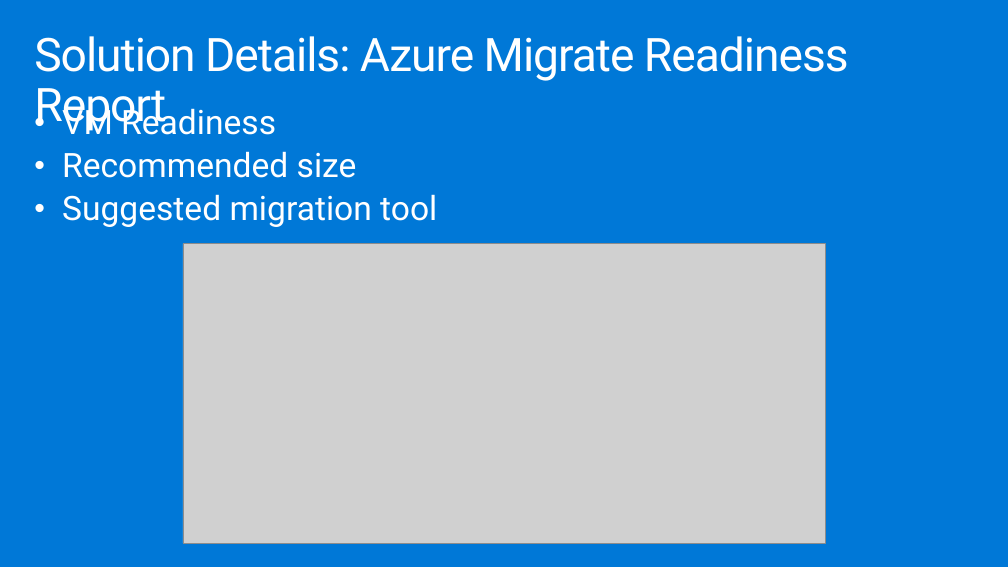
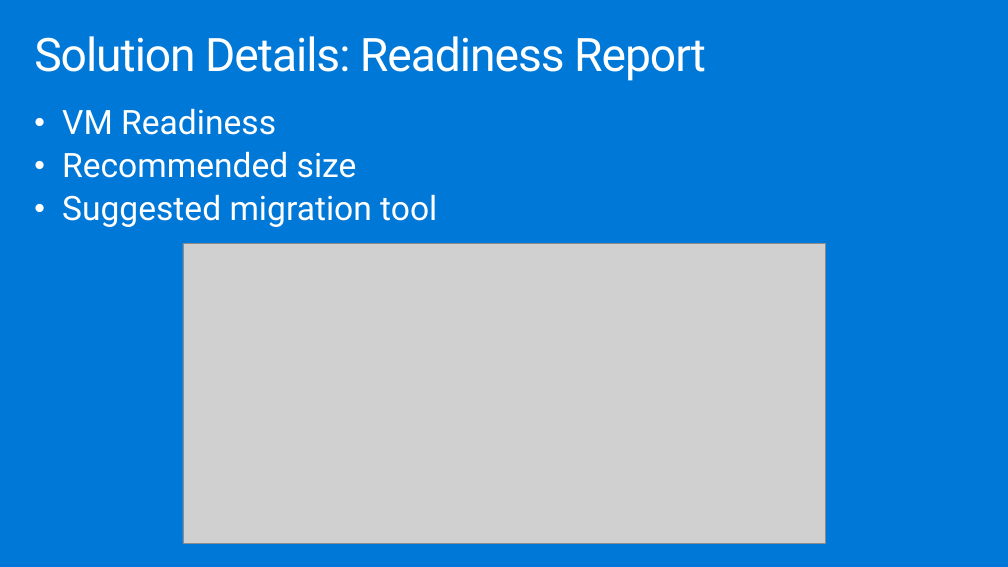
Before and after one commit to yachoukh/MCW-Line-of-business-application-migration, a slide deck: slide 21 of Whiteboard design session/WDS trainer presentation - Line-of-business application migration.pptx. Drawn at 1008x567 pixels with LibreOffice and Linux fonts; fonts in the diff are those of the drawing; grey boxes stand for pictures. Boxes give left, top, right and bottom in pixels: in the first picture for what was removed or moved away, otherwise in the second. Text is boxed around its words. In the diff, an @@ line names an element or a change of style, - is before the commit and + after.

```diff
--- a/Whiteboard design session/WDS trainer presentation - Line-of-business application migration.pptx
+++ b/Whiteboard design session/WDS trainer presentation - Line-of-business application migration.pptx
@@ title at [34,36,706,81]: text changed @@
-Solution Details: Azure Migrate Readiness Report
+Solution Details: Readiness Report
```
Also in this commit, not shown: 15 other slides changed, 5 other files.
